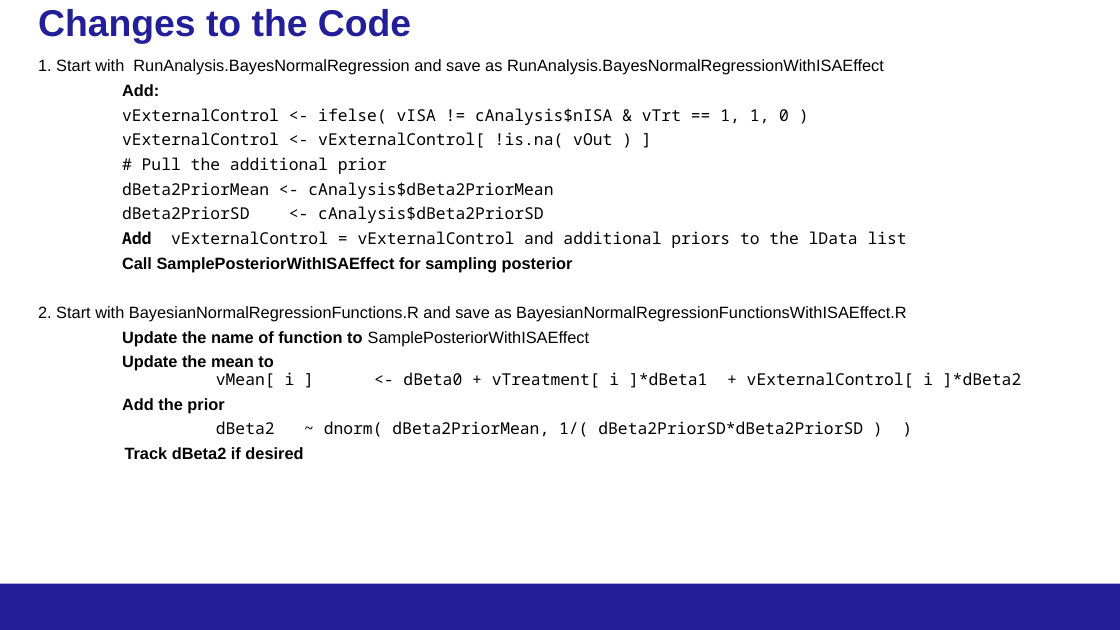
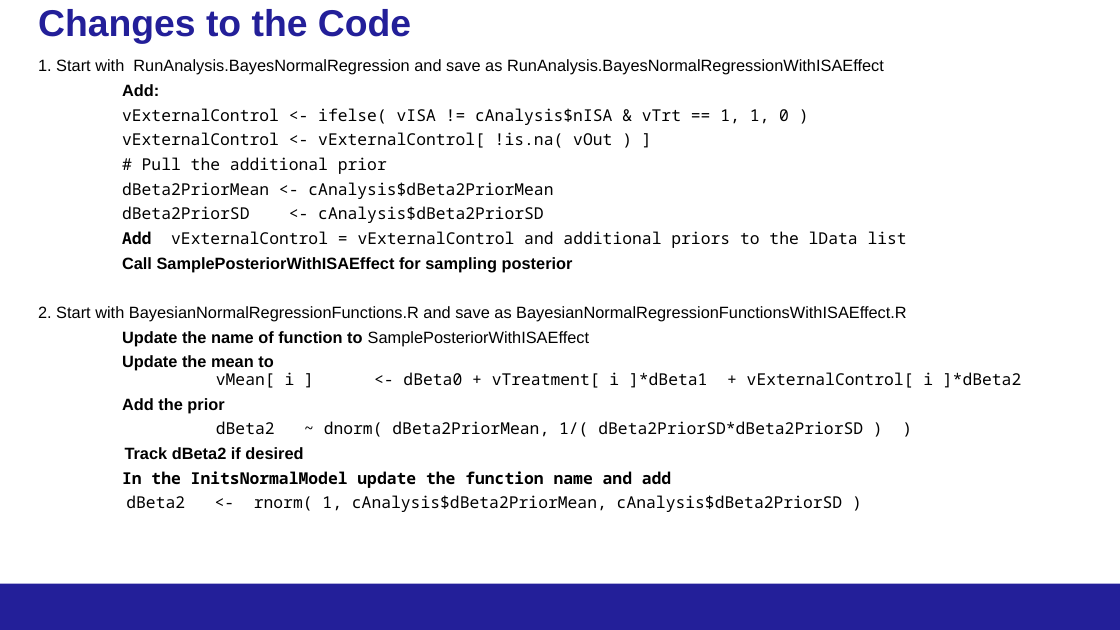
Before and after one commit to kwathen/BayesPharma2024-OCTOPUS, a slide deck: slide 38 of CourseMaterial/Wathen-Bayes2024ForDistribution.pptx. Drawn at 1120x630 pixels with LibreOffice and Linux fonts; fonts in the diff are those of the drawing; background and template pictures are left out. Boxes give left, top, right and bottom in pixels: in the first picture for what was removed or moved away, otherwise in the second. Text is boxed around its words. In the diff, an @@ line names an element or a change of style, - is before the commit and + after.

Commit message:
Updates to slides

```diff
--- a/CourseMaterial/Wathen-Bayes2024ForDistribution.pptx
+++ b/CourseMaterial/Wathen-Bayes2024ForDistribution.pptx
@@ text at [122,471,843,512]: paragraphs added @@
+In the InitsNormalModel update the function name and add
+dBeta2 <- rnorm( 1, cAnalysis$dBeta2PriorMean, cAnalysis$dBeta2PriorSD )
```
